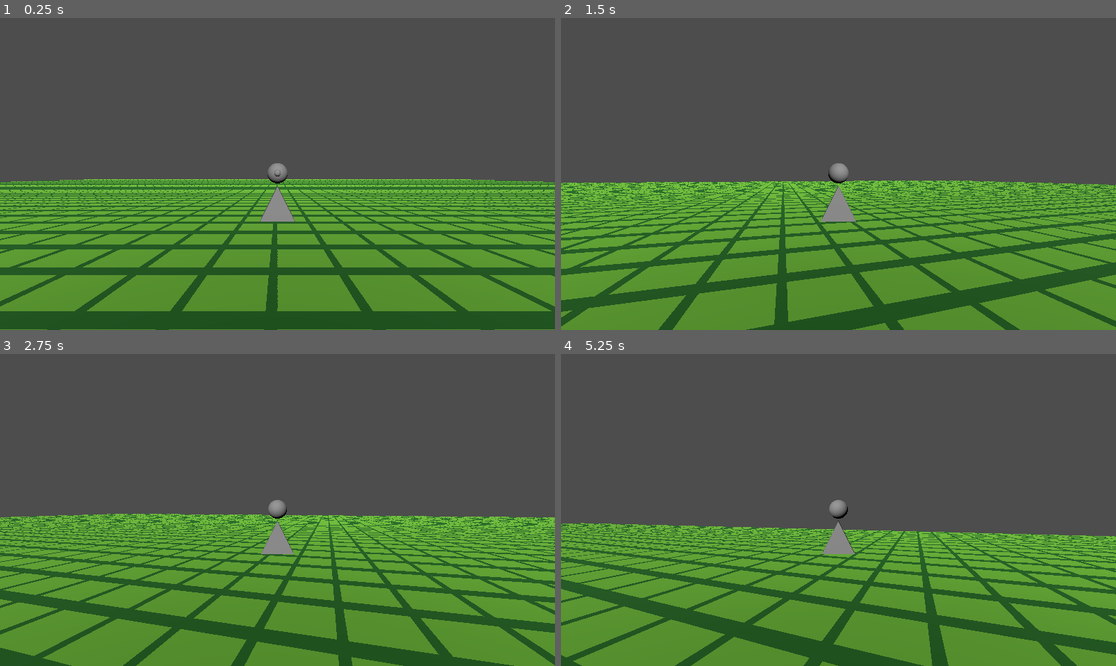
Above: before the commit, frames 1-4 (two rows, left to right).
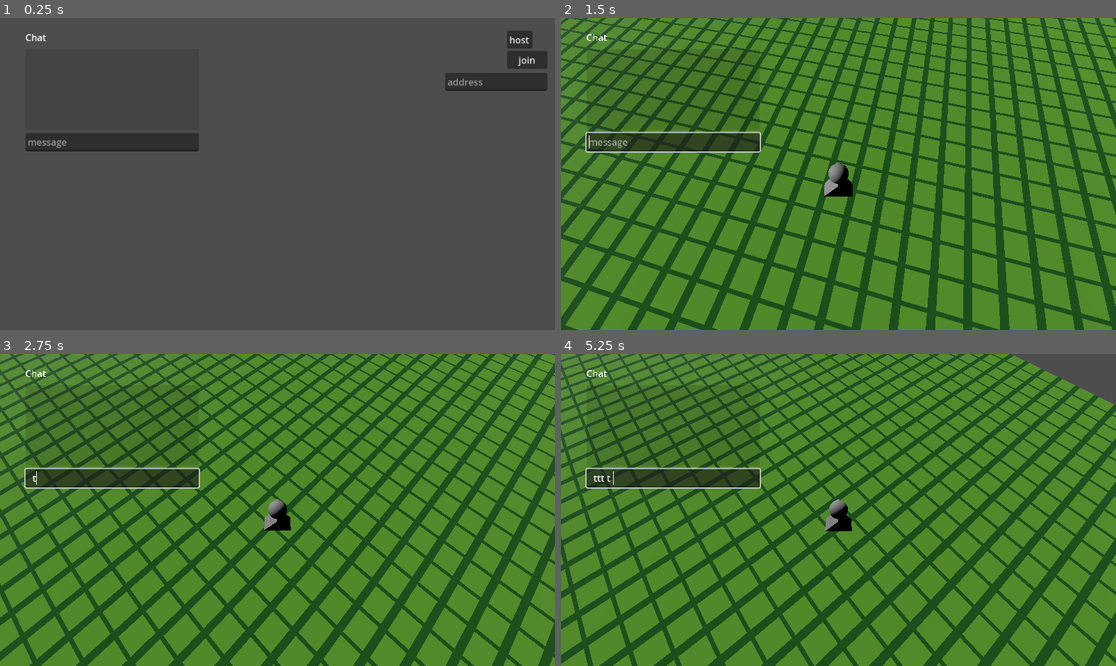
Above: after the commit, the same moments.

Repository: detectivedirk/afk-the-game
Game: Godot game, scene res://scenes/main.tscn
Two runs of this game, one before a commit and one after it. Both use one fixed random seed, a clock stepped at 60 frames per second and the inputs below.
Inputs (mouse positions are in pixels of both pictures, inside the frame that each line leads up to):
- Up to frame 1 (0.25 s): no input
- Up to frame 2 (1.5 s): click (1082, 39) at 0.5 s, where only the run after the commit has a clickable "host"; tap Enter at 1.25 s; move the mouse to (866, 174) at 1.27 s; hold W (forward) from 1.28 s (still down); tap T (chat, bound only after the commit) at 1.35 s
- Up to frame 3 (2.75 s): keep holding W (forward); tap Space (jump) at 1.52, 2.27 s; move the mouse to (249, 510) at 2.02 s; tap Mouse wheel down (wheel_down) at 2.1 s; tap T (chat, bound only after the commit) at 2.3 s
- Up to frame 4 (5.25 s): keep holding W (forward); move the mouse to (849, 503) at 2.77 s; tap Mouse wheel up (wheel_up) at 2.85 s; tap T (chat, bound only after the commit) at 3.05, 3.6, 4.35 s; move the mouse to (832, 516) at 3.52 s; tap Space (jump) at 3.77, 4.52 s; move the mouse to (877, 513) at 4.27 s; move the mouse to (794, 506) at 5.02 s; tap Mouse wheel down (wheel_down) at 5.1 s

The runs differ from the first frame. In frame 1, 52% of the frame differs, in the area x 0-100%, y 4-100%; in frame 2, 81%, in the area x 0-100%, y 0-100%; in frame 3, 80%; in frame 4, 80%.

Commit message:
added multiplayer and chat

Diff:
--- a/project.godot
+++ b/project.godot
@@ -58,6 +58,11 @@
 "events": [Object(InputEventMouseButton,"resource_local_to_scene":false,"resource_name":"","device":-1,"window_id":0,"a …(259 unchanged characters)…
 ]
 }
+chat={
+"deadzone": 0.2,
+"events": [Object(InputEventKey,"resource_local_to_scene":false,"resource_name":"","device":-1,"window_id":0,"alt_pressed":false,"shift_pressed":false,"ctrl_pressed":false,"meta_pressed":false,"pressed":false,"keycode":0,"physical_keycode":84,"key_label":0,"unicode":116,"location":0,"echo":false,"script":null)
+]
+}
 
 [rendering]
 
--- a/scenes/main.tscn
+++ b/scenes/main.tscn
@@ -1,7 +1,8 @@
-[gd_scene load_steps=5 format=3 uid="uid://db4yaualf3xtb"]
+[gd_scene load_steps=6 format=3 uid="uid://db4yaualf3xtb"]
 
 [ext_resource type="Material" uid="uid://bn2xx3tp7iswi" path="res://materials/plane.tres" id="1_o5qli"]
-[ext_resource type="PackedScene" uid="uid://dccytfbr2n8nq" path="res://scenes/player.tscn" id="2_0wfyh"]
+[ext_resource type="Script" uid="uid://x7sforgm0rim" path="res://scripts/main.gd" id="1_sugp2"]
+[ext_resource type="Script" uid="uid://duqnxmcwd0qlp" path="res://scripts/chat.gd" id="2_0wfyh"]
 
 [sub_resource type="PlaneMesh" id="PlaneMesh_0wfyh"]
 material = ExtResource("1_o5qli")
@@ -11,6 +12,7 @@
 size = Vector3(100, 1, 100)
 
 [node name="main" type="Node3D"]
+script = ExtResource("1_sugp2")
 
 [node name="plane" type="MeshInstance3D" parent="."]
 mesh = SubResource("PlaneMesh_0wfyh")
@@ -21,7 +23,98 @@
 [node name="CollisionShape3D" type="CollisionShape3D" parent="plane/StaticBody3D"]
 shape = SubResource("BoxShape3D_0wfyh")
 
-[node name="player" parent="." instance=ExtResource("2_0wfyh")]
-
 [node name="DirectionalLight3D" type="DirectionalLight3D" parent="."]
 transform = Transform3D(1, 0, 0, 0, 0.849193, 0.528083, 0, -0.528083, 0.849193, 0, 2.22248, 7.28112)
+
+[node name="MultiplayerSpawner" type="MultiplayerSpawner" parent="."]
+_spawnable_scenes = PackedStringArray("uid://dccytfbr2n8nq")
+spawn_path = NodePath("..")
+
+[node name="canvas" type="CanvasLayer" parent="."]
+
+[node name="buttons" type="Control" parent="canvas"]
+layout_mode = 3
+anchors_preset = 0
+offset_right = 40.0
+offset_bottom = 40.0
+
+[node name="host" type="Button" parent="canvas/buttons"]
+layout_mode = 0
+offset_left = 877.0
+offset_top = 22.0
+offset_right = 921.0
+offset_bottom = 53.0
+focus_mode = 0
+text = "host
+"
+
+[node name="join" type="Button" parent="canvas/buttons"]
+layout_mode = 0
+offset_left = 877.0
+offset_top = 57.0
+offset_right = 947.0
+offset_bottom = 88.0
+focus_mode = 0
+text = "join"
+
+[node name="address" type="LineEdit" parent="canvas/buttons"]
+layout_mode = 0
+offset_left = 770.0
+offset_top = 95.0
+offset_right = 947.0
+offset_bottom = 126.0
+placeholder_text = "address"
+
+[node name="chatbox" type="Control" parent="canvas"]
+layout_mode = 3
+anchors_preset = 0
+offset_left = 44.0
+offset_top = 22.0
+offset_right = 336.0
+offset_bottom = 230.0
+script = ExtResource("2_0wfyh")
+
+[node name="chat" type="RichTextLabel" parent="canvas/chatbox"]
+layout_mode = 1
+anchors_preset = 5
+anchor_left = 0.5
+anchor_right = 0.5
+offset_left = -146.0
+offset_right = 154.0
+offset_bottom = 32.0
+grow_horizontal = 2
+text = "Chat
+"
+
+[node name="panel" type="ColorRect" parent="canvas/chatbox"]
+clip_contents = true
+layout_mode = 0
+offset_top = 32.0
+offset_right = 300.0
+offset_bottom = 172.0
+color = Color(0, 0, 0, 0.12549)
+
+[node name="messages" type="Control" parent="canvas/chatbox/panel"]
+anchors_preset = 0
+offset_right = 300.0
+offset_bottom = 140.0
+
+[node name="input" type="LineEdit" parent="canvas/chatbox"]
+layout_mode = 1
+anchors_preset = 7
+anchor_left = 0.5
+anchor_top = 1.0
+anchor_right = 0.5
+anchor_bottom = 1.0
+offset_left = -146.0
+offset_top = -31.0
+offset_right = 154.0
+offset_bottom = 1.0
+grow_horizontal = 2
+grow_vertical = 0
+size_flags_vertical = 8
+placeholder_text = "message"
+
+[connection signal="pressed" from="canvas/buttons/host" to="." method="_on_host_pressed"]
+[connection signal="pressed" from="canvas/buttons/join" to="." method="_on_join_pressed"]
+[connection signal="text_submitted" from="canvas/chatbox/input" to="canvas/chatbox" method="_on_input_text_submitted"]
--- /dev/null
+++ b/scenes/message.tscn
@@ -0,0 +1,8 @@
+[gd_scene format=3 uid="uid://bpridunwyeu23"]
+
+[node name="message" type="RichTextLabel"]
+offset_right = 300.0
+offset_bottom = 24.0
+text = "test message
+"
+scroll_active = false
--- a/scenes/player.tscn
+++ b/scenes/player.tscn
@@ -15,6 +15,14 @@
 size = Vector3(1, 1, 0.5)
 
 [sub_resource type="CapsuleShape3D" id="CapsuleShape3D_sugp2"]
+
+[sub_resource type="SceneReplicationConfig" id="SceneReplicationConfig_g2els"]
+properties/0/path = NodePath(".:position")
+properties/0/spawn = true
+properties/0/replication_mode = 1
+properties/1/path = NodePath("model:rotation")
+properties/1/spawn = true
+properties/1/replication_mode = 1
 
 [node name="player" type="CharacterBody3D"]
 script = ExtResource("1_3vyb7")
@@ -44,3 +52,6 @@
 script = ExtResource("2_g2els")
 
 [node name="camera" type="Camera3D" parent="camera_stand"]
+
+[node name="MultiplayerSynchronizer" type="MultiplayerSynchronizer" parent="."]
+replication_config = SubResource("SceneReplicationConfig_g2els")
--- /dev/null
+++ b/scripts/chat.gd
@@ -0,0 +1,25 @@
+extends Control
+
+@onready var messages = $panel/messages
+@onready var input = $input
+
+@onready var message = preload("res://scenes/message.tscn")
+
+func _process(delta: float) -> void:
+	if Input.is_action_just_pressed("chat"):
+		input.grab_focus()
+
+func _on_input_text_submitted(new_text: String) -> void:
+	rpc("msg_rpc", new_text)
+	input.text = ""
+	input.release_focus()
+
+@rpc ("any_peer", "call_local")
+func msg_rpc(data):
+	var new_message: RichTextLabel = message.instantiate()
+	new_message.text = data
+	messages.call_deferred("add_child", new_message)
+
+	new_message.position.y = (messages.get_child_count() - 1) * 24
+
+	messages.position.y = 140 - messages.get_child_count() * 24
--- /dev/null
+++ b/scripts/main.gd
@@ -0,0 +1,26 @@
+extends Node3D
+
+var peer = ENetMultiplayerPeer.new()
+
+@onready var player_scene = preload("res://scenes/player.tscn")
+
+@onready var buttons = $canvas/buttons
+@onready var address = $canvas/buttons/address
+
+func _on_host_pressed() -> void:
+	peer.create_server(99)
+	multiplayer.multiplayer_peer = peer
+	multiplayer.peer_connected.connect(_add_player)
+	_add_player()
+	buttons.hide()
+
+func _add_player(id = 1):
+	var player = player_scene.instantiate()
+	player.name = str(id)
+	call_deferred("add_child", player)
+
+func _on_join_pressed() -> void:
+	if address.text != "":
+		peer.create_client(address.text, 99)
+		multiplayer.multiplayer_peer = peer
+		buttons.hide()
--- a/scripts/player.gd
+++ b/scripts/player.gd
@@ -7,7 +7,7 @@
 
 var speed_boost = 1
 
-const JUMP_HEIGHT = 1
+const JUMP_HEIGHT = 3
 const JUMP_TIME_TO_PEAK = 0.35
 const JUMP_TIME_TO_DESCENT = 0.25
 
@@ -28,25 +28,30 @@
 func get_jump_gravity() -> float:
 	return jump_gravity if velocity.y < 0.0 else fall_gravity
 
+func _enter_tree() -> void:
+	set_multiplayer_authority(name.to_int())
+
 func _ready() -> void:
-	pass
+	if is_multiplayer_authority():
+		camera.get_child(0).make_current()
 
 func _process(delta: float) -> void:
 	pass
 
 func _physics_process(delta: float) -> void:
-	_move_player(delta)
+	if is_multiplayer_authority():
+		_move_player(delta)
 
 func _move_player(delta: float):
-	var movement_vector: Vector2
+	var movement_vector = Vector2.ZERO
 	if Input.is_action_pressed("forward"):
-		movement_vector = Vector2.UP
-	elif Input.is_action_pressed("left"):
-		movement_vector = Vector2.LEFT
-	elif Input.is_action_pressed("back"):
-		movement_vector = Vector2.DOWN
-	elif Input.is_action_pressed("right"):
-		movement_vector = Vector2.RIGHT
+		movement_vector += Vector2.UP
+	if Input.is_action_pressed("left"):
+		movement_vector += Vector2.LEFT
+	if Input.is_action_pressed("back"):
+		movement_vector += Vector2.DOWN
+	if Input.is_action_pressed("right"):
+		movement_vector += Vector2.RIGHT
 
 	movement_vector = movement_vector.rotated(-camera.rotation.y) * speed
 
Not shown, added: export_presets.cfg
Not shown: 1 places in scenes/player.tscn that only renumber resources
Not shown, added: scripts/chat.gd.uid
Not shown, added: scripts/main.gd.uid
